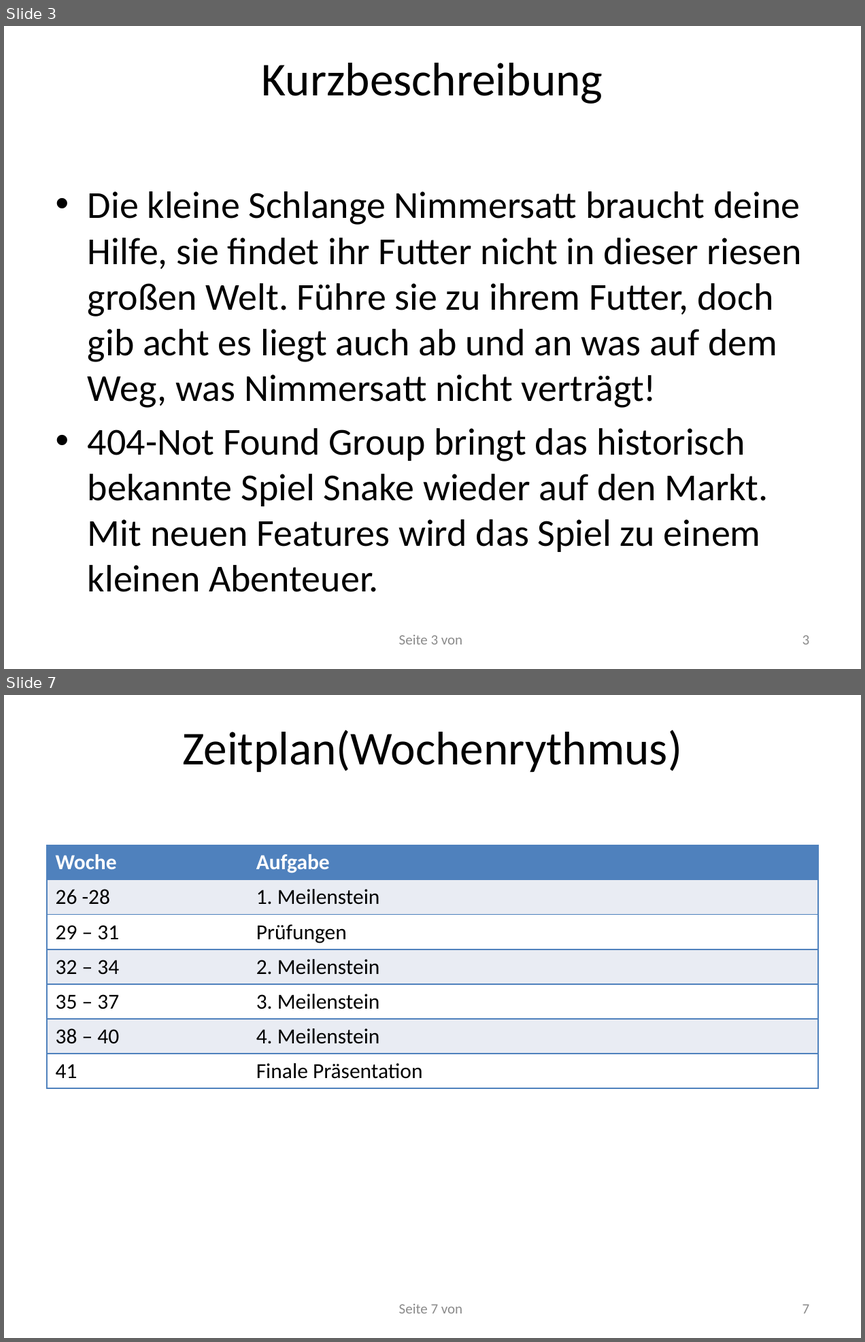
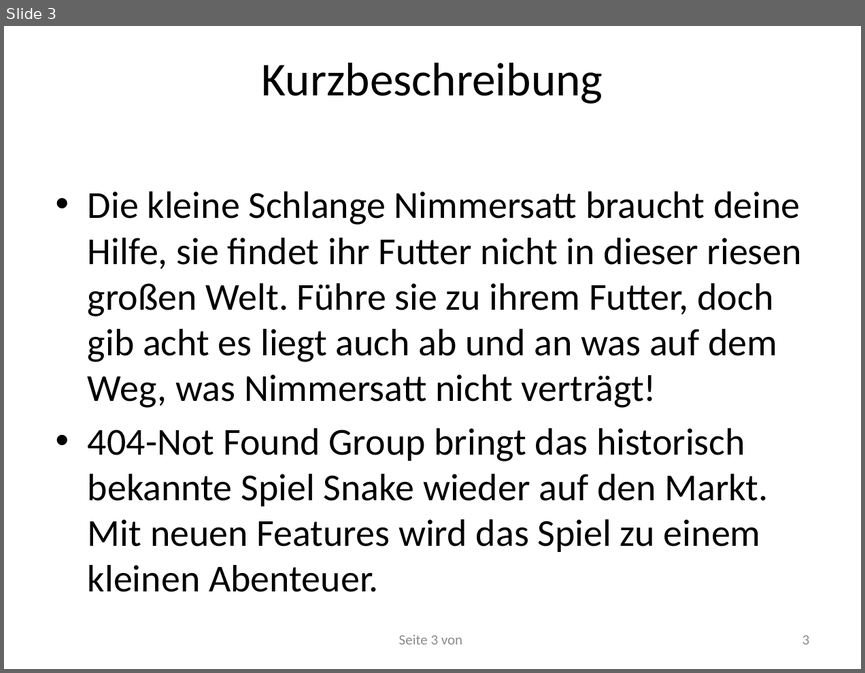
Before and after one commit to RamoramaInteractive/GDV-Projekt, a slide deck: Planungspraesentation-Mitte Juni/Planungspräsentation V. 1.pptx. Shown one above the other, each under a label of ours: slides 3 and 7 before the commit, slide 3 after it; the slides between them are not shown. The pictures are 865x1342 and 865x673 pixels, drawn with LibreOffice and Linux fonts; fonts in the diff are those of the drawing. Boxes give left, top, right and bottom in pixels: in the first picture for what was removed or moved away, otherwise in the second. Text is boxed around its words. In the diff, an @@ line names an element or a change of style, - is before the commit and + after.

```diff
--- a/Planungspraesentation-Mitte Juni/Planungspräsentation V. 1.pptx
+++ b/Planungspraesentation-Mitte Juni/Planungspräsentation V. 1.pptx
@@ slide 7 removed at (x1=4, y1=695, x2=861, y2=1338), background #FFFFFF @@
@@ title removed at (x1=182, y1=730, x2=682, y2=773) @@
-Zeitplan(Wochenrythmus)
@@ table removed at (x1=47, y1=845, x2=818, y2=1088), 7 rows, 2 columns @@
-Woche | Aufgabe
-26 -28 | 1. Meilenstein
-29 – 31 | Prüfungen
-32 – 34 | 2. Meilenstein
-35 – 37 | 3. Meilenstein
-38 – 40 | 4. Meilenstein
-41 | Finale Präsentation
@@ page number removed at (x1=399, y1=1304, x2=462, y2=1313) @@
-Seite 7 von
@@ page number removed at (x1=802, y1=1304, x2=810, y2=1313) @@
-7
```
Also in this commit, not shown: 3 slides changed, 1 slide added, 2 other slides removed.
